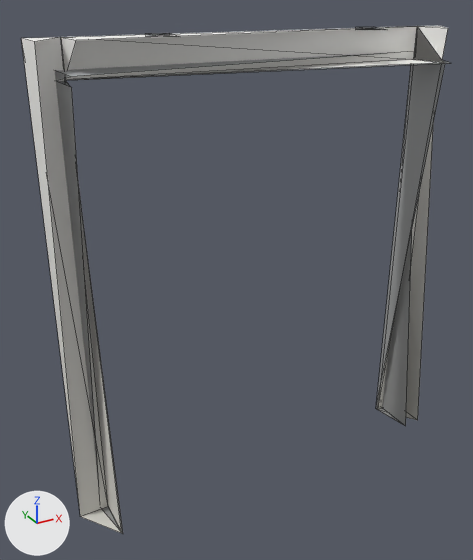
Two versions of the glTF model models/kit/openFrame_concrete_meshin.glb, one commit apart.
Before and after are seen from a 50 mm lens placed at (-1.53, -2.44, 2.35), pointed at (-0.14, 0.07, 1.09). Lighting does not change. The marker at lower left points along +X, +Y and +Z. The older version comes first. Mesh edges are drawn as thin lines. Vertices at exactly the same position are counted once.

The first picture shows 'openFrame_concrete_meshin'.
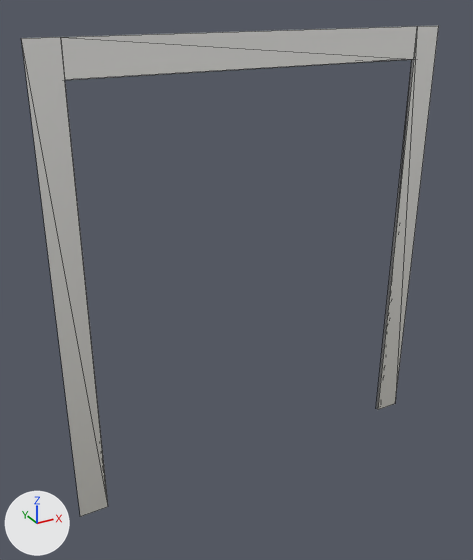
Boxes [x1, y1, x2, y2] around the edits, measured in the pictures (473 x 560 px):
'openFrame_concrete_meshin', reshaped: before [21, 26, 449, 534]; after [21, 26, 439, 517]
part 1 of me_base, deleted: before [145, 33, 179, 37]
part 2 of me_base, deleted: before [356, 27, 385, 30]
part 3 of me_base, deleted: before [21, 26, 449, 534]

The change in detail:
me_base is used by ob_openframe_concrete_meshin; location (0.0, 0.0, 0.0).
me_base had 44 vertices, 48 faces and spanned x -1.0..1.0, y -0.11..0.11, z 0.0..2.21.
me_base now has 20 vertices, 12 faces and spans x -1.0..1.0, y 0.1..0.11, z 0.0..2.2.
me_base part 1: the loose piece of 6 vertices spanning x -0.55..-0.45, y -0.05..0.05, z 2.2..2.21 is deleted.
me_base part 2: the loose piece of 6 vertices spanning x 0.45..0.55, y -0.05..0.05, z 2.2..2.21 is deleted.
Part 3, on me_base:
12 vertices are removed from x -1.0..1.0, y -0.11..-0.1, z 0.0..2.2.
24 faces are deleted.
